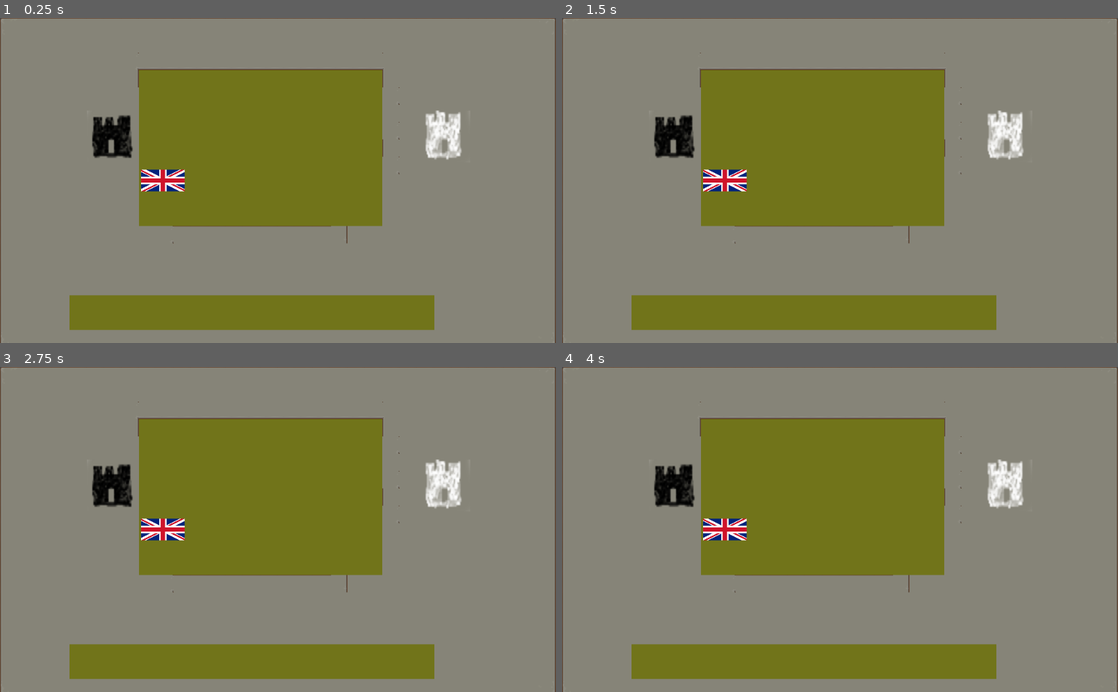
Above: before the commit, frames 1-4 (two rows, left to right).
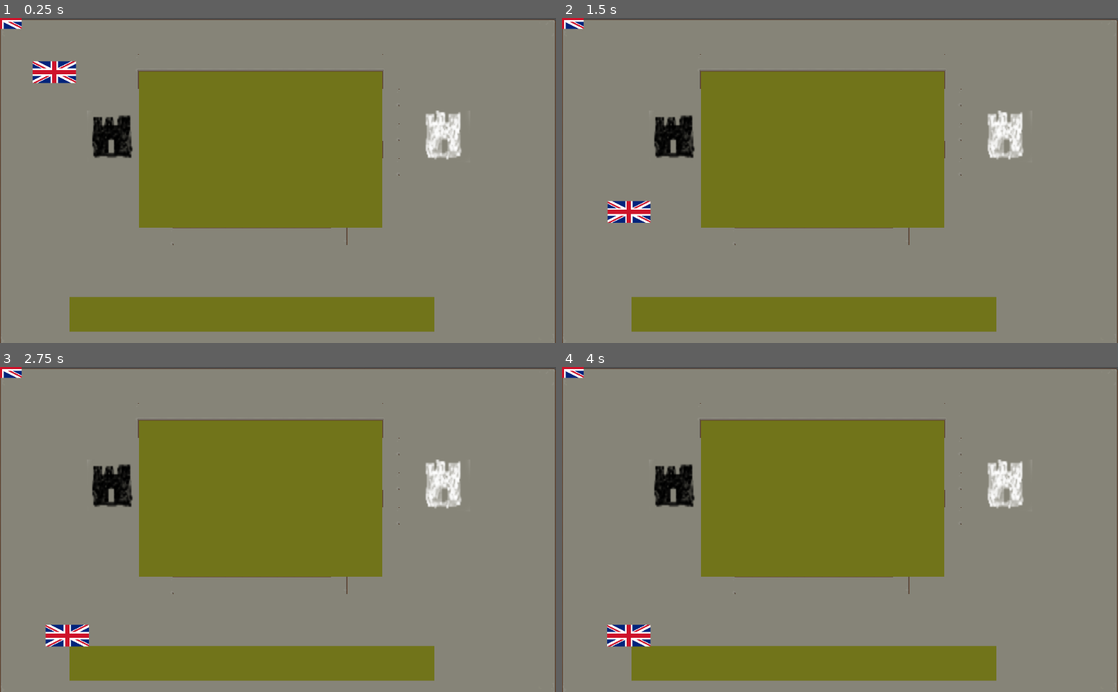
Above: after the commit, the same moments.

Repository: EncouragingGunnar/battle-arena
Game: Godot game, scene res://Scenes/World.tscn
Two runs of this game, one before a commit and one after it. Both use one fixed random seed, a clock stepped at 60 frames per second and the inputs below.
Inputs (mouse positions are in pixels of both pictures, inside the frame that each line leads up to):
- Up to frame 1 (0.25 s): no input
- Up to frame 2 (1.5 s): tap Enter at 0.5 s; move the mouse to (962, 164) at 0.52 s; press the mouse at (962, 164) at 0.53 s; move the mouse to (728, 196) at 1.27 s; release the mouse at (728, 196) at 1.28 s; click (728, 196) at 1.35 s
- Up to frame 3 (2.75 s): move the mouse to (333, 458) at 2.02 s; press the mouse at (333, 458) at 2.03 s
- Up to frame 4 (4 s): move the mouse to (812, 594) at 2.77 s; release the mouse at (812, 594) at 2.78 s; click (812, 594) at 2.85 s; tap Space at 3.5 s; move the mouse to (1006, 578) at 3.52 s; press the mouse at (1006, 578) at 3.53 s

The runs differ from the first frame. In frame 1, 3.3% of the frame differs, in the area x 0-100%, y 0-97%; in frame 2, 3.3%; in frame 3, 3.3%; in frame 4, 3.3%.

Commit message:
Navigation added

Diff:
--- a/Chicken Runners/Scenes/Knights.gd
+++ b/Chicken Runners/Scenes/Knights.gd
@@ -8,14 +8,22 @@
 var dps := 50
 var mouse_pos = Vector2.ZERO
 var can_generate_path = true
-onready var _agent = $NavigationAgent2D
-onready var knight = $Knights
+onready var agent = $NavigationAgent2D
+
 
 func _ready() -> void:
-	global_position = Vector2(300, 300)
-	set_process(false)
+	pass
 
+func _physics_process(delta: float) -> void:
+	_move_knight(delta)
 
-func _process(delta: float) -> void:
-	if can_generate_path:
-		pass
+func _move_knight(delta: float) -> void:
+	agent.set_target_location(get_global_mouse_position())
+	if Input.is_action_pressed("use"):
+		var direction := global_position.direction_to(agent.get_next_location())
+		var desired_velocity = direction * max_velocity
+		velocity = velocity.move_toward(desired_velocity, ACCELERATION * delta)
+	else:
+		velocity = velocity.move_toward(Vector2.ZERO, ACCELERATION * delta)
+
+	move_and_collide(velocity * delta)
--- a/Chicken Runners/Scenes/Knights.tscn
+++ b/Chicken Runners/Scenes/Knights.tscn
@@ -16,3 +16,6 @@
 [node name="Sprite" type="Sprite" parent="."]
 scale = Vector2( 0.25, 0.25 )
 texture = ExtResource( 1 )
+
+[node name="NavigationAgent2D" type="NavigationAgent2D" parent="."]
+path_max_distance = 20.0
--- a/Chicken Runners/Scenes/Level.tscn
+++ b/Chicken Runners/Scenes/Level.tscn
@@ -1,17 +1,11 @@
-[gd_scene load_steps=22 format=2]
+[gd_scene load_steps=20 format=2]
 
 [ext_resource path="res://Textures/TX Tileset Stone Ground.png" type="Texture" id=1]
 [ext_resource path="res://Textures/evilcastle.png" type="Texture" id=2]
 [ext_resource path="res://Textures/castle.png" type="Texture" id=3]
-[ext_resource path="res://Scripts/FollowPath.gd" type="Script" id=4]
 [ext_resource path="res://Scenes/Level.gd" type="Script" id=5]
 [ext_resource path="res://Textures/TX Tileset Grass.png" type="Texture" id=6]
 [ext_resource path="res://Scenes/Knights.tscn" type="PackedScene" id=7]
-
-[sub_resource type="NavigationPolygon" id=14]
-vertices = PoolVector2Array( 1016, 11, 1016, 606, -1, 606, -4, 3 )
-polygons = [ PoolIntArray( 0, 1, 2, 3 ) ]
-outlines = [ PoolVector2Array( -4, 3, -1, 606, 1016, 606, 1016, 11 ) ]
 
 [sub_resource type="NavigationPolygon" id=3]
 vertices = PoolVector2Array( 128, 32, 0, 32, 0, 0, 128, 0 )
@@ -244,37 +238,48 @@
 } ]
 8/z_index = 0
 
-[sub_resource type="Curve2D" id=2]
-_data = {
-"points": PoolVector2Array( 0, 0, 0, 0, 205, 237, 0, 0, 0, 0, 208, 494, 0, 0, 0, 0, 811, 496, 0, 0, 0, 0, 812, 239 )
-}
+[sub_resource type="NavigationPolygon" id=14]
+vertices = PoolVector2Array( 718, 23, 724, 94, 242, 87, 10, 21, 16, 581, 245, 398, 113, 507, 116, 584, 807, 510, 713, 407, 1001, 21, 1007, 595, 807, 590, 718, 94, 719, 24 )
+polygons = [ PoolIntArray( 0, 1, 2, 3 ), PoolIntArray( 4, 3, 2, 5, 6 ), PoolIntArray( 6, 7, 4 ), PoolIntArray( 8, 6, 5, 9 ), PoolIntArray( 10, 11, 12, 8 ), PoolIntArray( 10, 8, 9, 13 ), PoolIntArray( 13, 14, 10 ) ]
+outlines = [ PoolVector2Array( 16, 581, 116, 584, 113, 507, 807, 510, 807, 590, 1007, 595, 1001, 21, 719, 24, 718, 94, 713, 407, 245, 398, 242, 87, 724, 94, 718, 23, 10, 21 ) ]
 
 [node name="Level" type="Node2D"]
 script = ExtResource( 5 )
 
 [node name="MapNavigation" type="Navigation2D" parent="."]
+edge_connection_margin = 20.0
 
 [node name="Knights" parent="MapNavigation" instance=ExtResource( 7 )]
-
-[node name="NavigationPolygonInstance" type="NavigationPolygonInstance" parent="MapNavigation"]
-navpoly = SubResource( 14 )
-
-[node name="NavigationAgent2D" type="NavigationAgent2D" parent="MapNavigation"]
+position = Vector2( 100, 100 )
+z_index = 2
 
 [node name="TileMap" type="TileMap" parent="MapNavigation"]
+position = Vector2( 0, 3 )
 tile_set = SubResource( 1 )
 cell_size = Vector2( 32, 32 )
 bake_navigation = true
 format = 1
 tile_data = PoolIntArray( 0, 7, 0, 1, 7, 1, 2, 7, 1, 3, 7, 1, 4, 7, 1, 5, 7, 1, 6, 7, 1, 7, 7, 1, 8, 7, 1, 9, 7, 1, 10, …(9994 unchanged characters)…
 
-[node name="castle" type="Sprite" parent="."]
+[node name="NavigationPolygonInstance2" type="NavigationPolygonInstance" parent="MapNavigation"]
+
+[node name="NavigationPolygonInstance3" type="NavigationPolygonInstance" parent="MapNavigation"]
+navpoly = SubResource( 14 )
+
+[node name="Castle1area" type="Area2D" parent="."]
+
+[node name="castle" type="Sprite" parent="Castle1area"]
 position = Vector2( 818, 219 )
 scale = Vector2( 2, 3 )
 texture = ExtResource( 3 )
 
-[node name="CollisionPolygon2D" type="CollisionPolygon2D" parent="castle"]
+[node name="CollisionPolygon2D" type="CollisionPolygon2D" parent="Castle1area"]
+position = Vector2( 818, 219 )
+scale = Vector2( 2, 3 )
 polygon = PoolVector2Array( -323.5, -14.6667, -324.5, 11.6667, -288, 11.6667, -288, -14.3333 )
+
+[node name="NavigationObstacle2D" type="NavigationObstacle2D" parent="Castle1area"]
+radius = 0.01
 
 [node name="castle 2" type="Sprite" parent="."]
 position = Vector2( 208, 219 )
@@ -283,11 +288,3 @@
 
 [node name="CollisionPolygon2D" type="CollisionPolygon2D" parent="castle 2"]
 polygon = PoolVector2Array( 285.5, -15.6667, 287, 13.3333, 322, 13.6667, 322, -15.6667 )
-
-[node name="Path2D" type="Path2D" parent="."]
-curve = SubResource( 2 )
-
-[node name="PathFollow2D" type="PathFollow2D" parent="Path2D"]
-position = Vector2( 205, 237 )
-rotation = 1.55913
-script = ExtResource( 4 )
--- a/Chicken Runners/project.godot
+++ b/Chicken Runners/project.godot
@@ -22,7 +22,7 @@
 
 use={
 "deadzone": 0.5,
-"events": [ Object(InputEventMouseButton,"resource_local_to_scene":false,"resource_name":"","device":0,"alt":false,"shift":false,"control":fal …(189 unchanged characters)…
+"events": [ Object(InputEventMouseButton,"resource_local_to_scene":false,"resource_name":"","device":-1,"alt":false,"shift":false,"control":fal …(189 unchanged characters)…
  ]
 }
 
